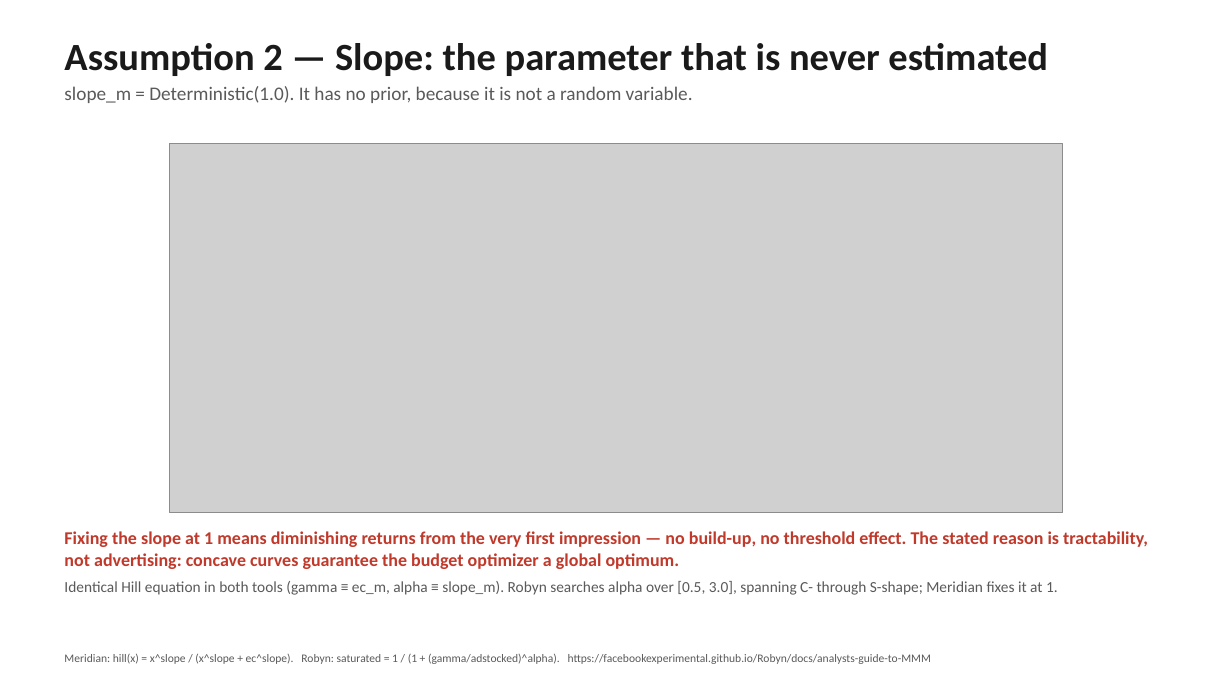
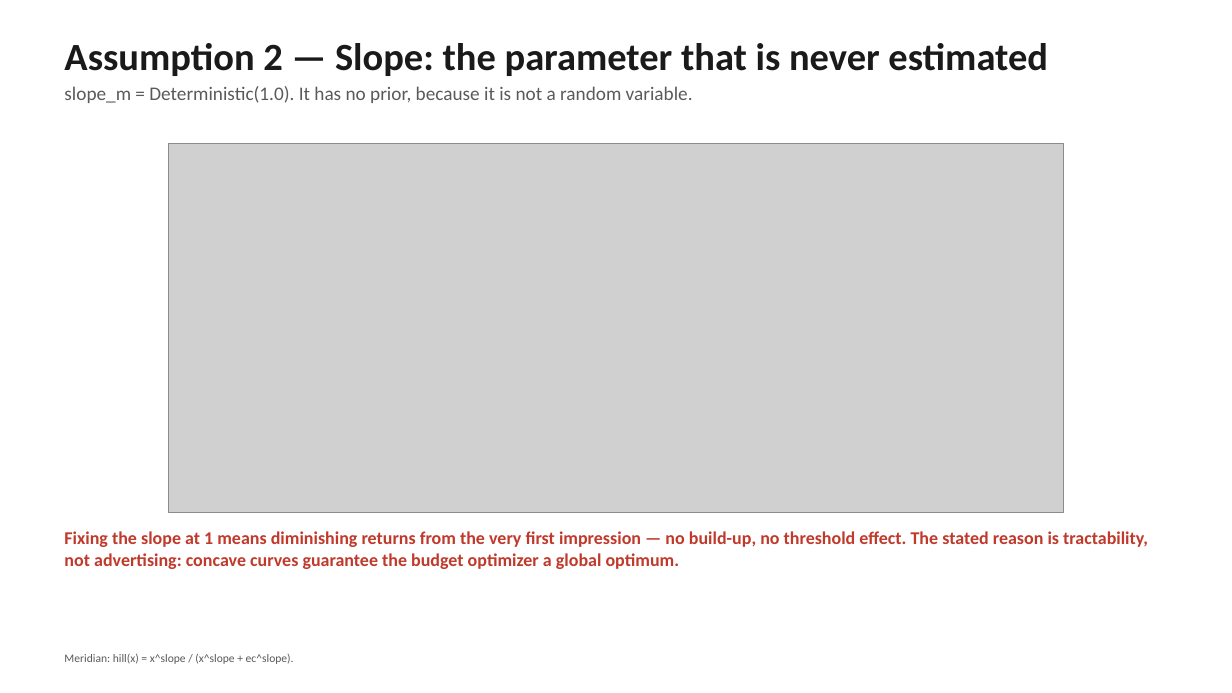
Before and after one commit to Mari1988/meridian, a slide deck: slide 3 of demo/synthetic/arf_section1_deck.pptx. Drawn at 1232x693 pixels with LibreOffice and Linux fonts; fonts in the diff are those of the drawing; grey boxes stand for pictures. Boxes give left, top, right and bottom in pixels: in the first picture for what was removed or moved away, otherwise in the second. Text is boxed around its words. In the diff, an @@ line names an element or a change of style, - is before the commit and + after.

```diff
--- a/demo/synthetic/arf_section1_deck.pptx
+++ b/demo/synthetic/arf_section1_deck.pptx
@@ text at <box>64,581,1058,595</box>: paragraph removed @@
-Identical Hill equation in both tools (gamma ≡ ec_m, alpha ≡ slope_m). Robyn searches alpha over [0.5, 3.0], spanning C- through S-shape; Meridian fixes it at 1.
@@ text at <box>64,654,294,664</box>: text changed @@
-Meridian: hill(x) = x^slope / (x^slope + ec^slope). Robyn: saturated = 1 / (1 + (gamma/adstocked)^alpha). https://facebookexperimental.github.io/Robyn/docs/analysts-guide-to-MMM
+Meridian: hill(x) = x^slope / (x^slope + ec^slope).
```
Also in this commit, not shown: 3 other slides changed, 5 slides added, 13 other files.
